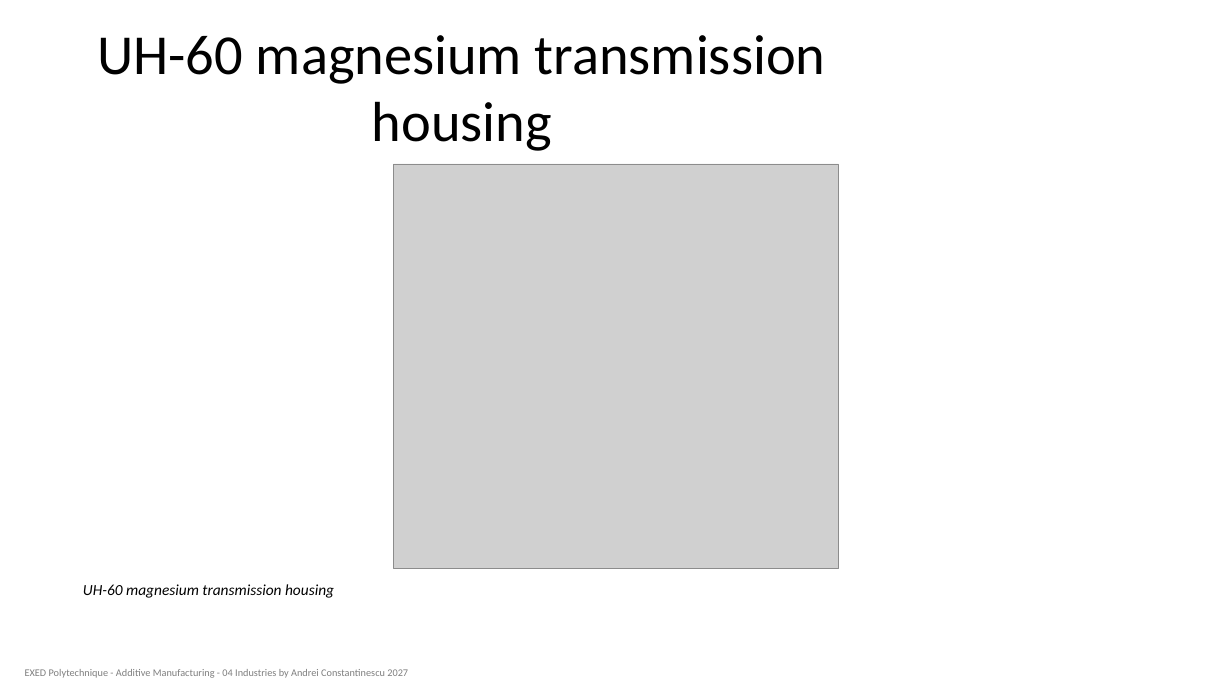
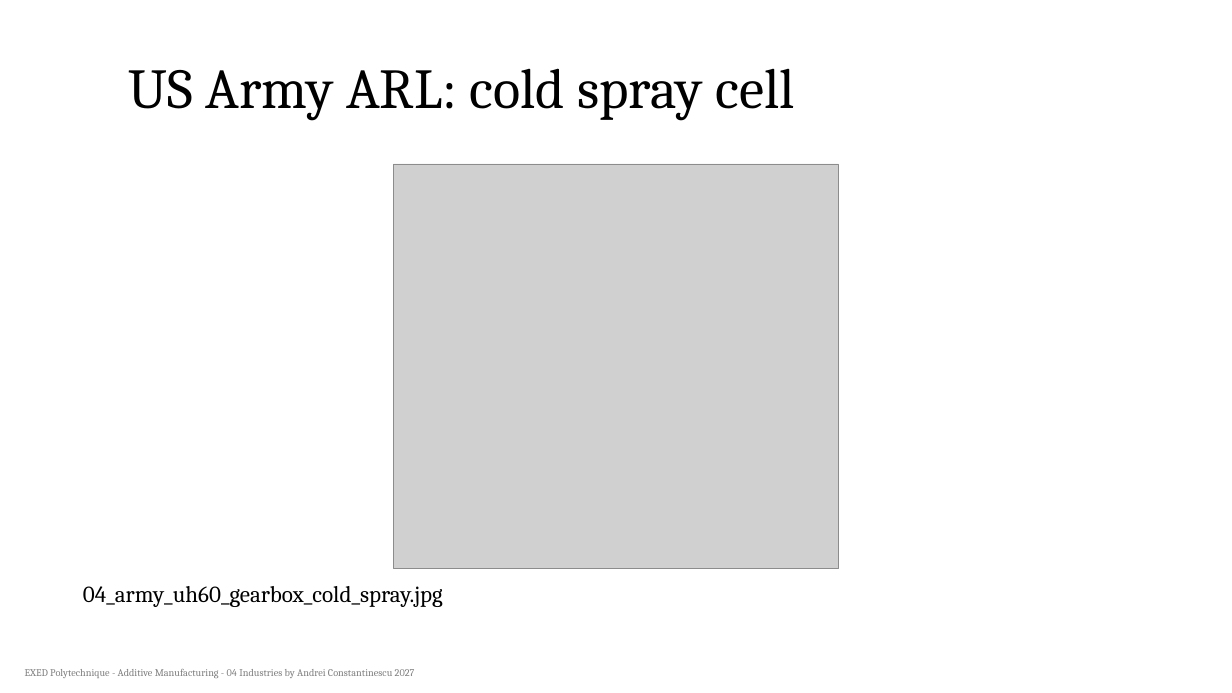
Before and after one commit to aconstant-lms/X-FabAdd, a slide deck: slide 7 of 04_industries/slides/04_am_repair_figures_test.pptx. Drawn at 1232x693 pixels with LibreOffice and Linux fonts; fonts in the diff are those of the drawing; grey boxes stand for pictures. Boxes give left, top, right and bottom in pixels: in the first picture for what was removed or moved away, otherwise in the second. Text is boxed around its words. In the diff, an @@ line names an element or a change of style, - is before the commit and + after.

```diff
--- a/04_industries/slides/04_am_repair_figures_test.pptx
+++ b/04_industries/slides/04_am_repair_figures_test.pptx
@@ title at (x1=129, y1=68, x2=794, y2=120): text changed; font Calibri to Cambria @@
-UH-60 magnesium transmission housing
+US Army ARL: cold spray cell
@@ text at (x1=83, y1=586, x2=443, y2=607): text changed; size 12 to 18 pt; font Calibri to Cambria; italic off @@
-UH-60 magnesium transmission housing
+04_army_uh60_gearbox_cold_spray.jpg
@@ text "EXED Polytechnique - Additive Manufacturing ..." at (x1=25, y1=669, x2=415, y2=678): font Calibri to Cambria @@
```
Also in this commit, not shown: 14 other slides changed.
